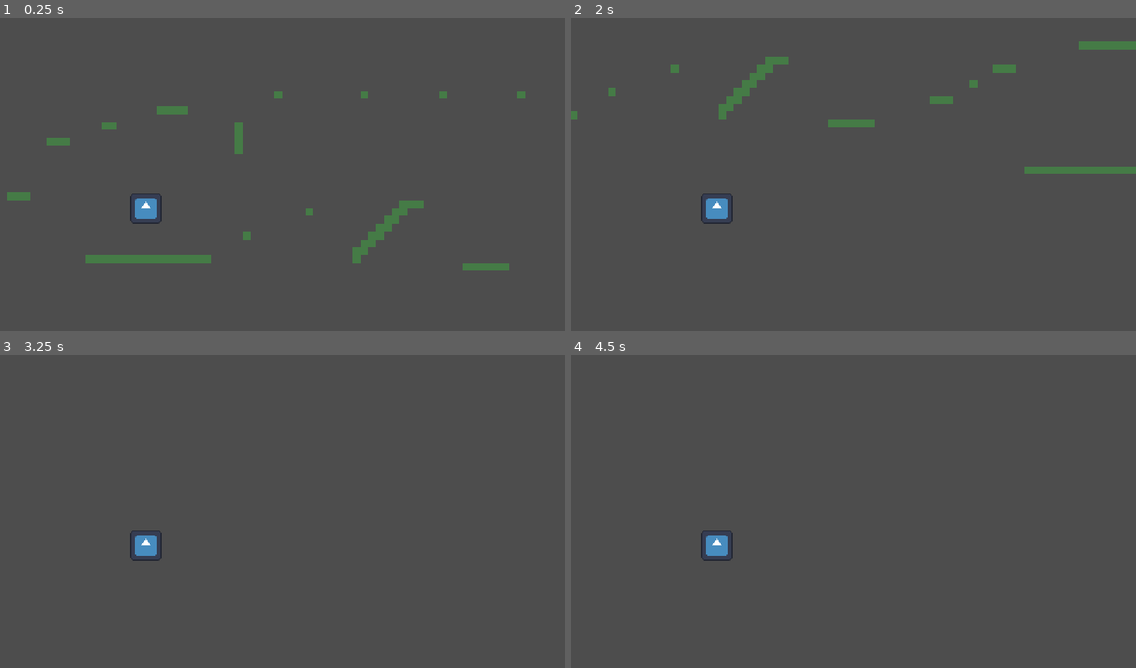
Above: before the commit, frames 1-4 (two rows, left to right).
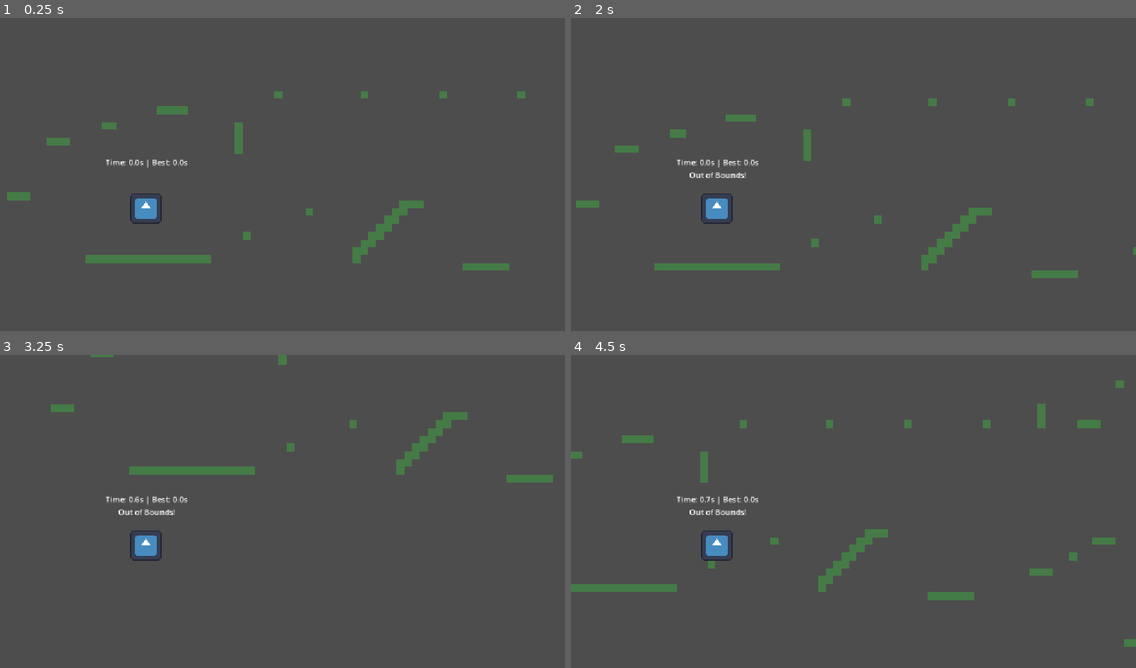
Above: after the commit, the same moments.

Repository: BaguetteLauncher31/GodotPlatformerForHaven
Game: Godot game, scene res://main.tscn
Same seed, same stepped clock (60 frames per second), same inputs: the game is played once before the commit and once after it. The engine's default icon, where the game draws it, is replaced by a stand-in: a white triangle on a blue panel in a dark square.
Inputs:
- Up to frame 1 (0.25 s): no input
- Up to frame 2 (2 s): hold D (right) from 0.53 s (still down); tap Space (jump) at 0.77, 1.52 s
- Up to frame 3 (3.25 s): release D (right) at 2.03 s; hold Left (left) 2.03-2.78 s; hold D (right) from 2.78 s (still down); tap Space (jump) at 3.02 s
- Up to frame 4 (4.5 s): tap Space (jump) at 3.77 s; release D (right) at 4.28 s; hold Left (left) from 4.28 s (still down)

The runs differ from the first frame. In frame 1, 0.1% of the frame differs, in the area x 18-34%, y 45-48%; in frame 2, 4.1%, in the area x 0-100%, y 7-84%; in frame 3, 1.9%; in frame 4, 2.6%.

Commit message:
added starting and ending checkpoints invisible to player, timer, best time, fixed spawnpoint bugs, added death messages, and a new script!

Diff:
--- /dev/null
+++ b/main.gd
@@ -0,0 +1,96 @@
+extends Node
+
+@onready var player = $Player
+@onready var play_area = $PlayArea
+@onready var finish_line = $FinishLine
+@onready var checkpoint = $Checkpoint
+@onready var ui_label = $Player/StatusLabel
+
+var start_pos: Vector2
+var time_alive = 0.0
+var high_score = 0.0
+var idle_time = 0.0
+var prev_pos: Vector2
+var has_left_start = false
+var has_reached_checkpoint = false
+var current_msg = ""
+var fade_tween: Tween
+
+func _ready():
+	start_pos = player.global_position
+	prev_pos = player.global_position
+
+	play_area.body_exited.connect(_on_left_area)
+	finish_line.body_entered.connect(_on_finish_line_entered)
+	finish_line.body_exited.connect(_on_finish_line_exited)
+	checkpoint.body_entered.connect(_on_checkpoint_entered)
+
+func _process(delta):
+	if has_left_start:
+		time_alive += delta
+
+		if player.global_position.distance_to(prev_pos) < 0.1:
+			idle_time += delta
+			if idle_time >= 1.0:
+				respawn("Stood still too long.")
+		else:
+			idle_time = 0.0
+
+	prev_pos = player.global_position
+	update_ui()
+
+func _on_left_area(body):
+	if body == player:
+		respawn("Out of Bounds!")
+
+func _on_finish_line_exited(body):
+	if body == player:
+		has_left_start = true
+
+func _on_checkpoint_entered(body):
+	if body == player and has_left_start:
+		has_reached_checkpoint = true
+
+func _on_finish_line_entered(body):
+	if body == player and has_left_start and has_reached_checkpoint:
+		if high_score == 0.0 or time_alive < high_score:
+			high_score = time_alive
+
+		var final_time = round(time_alive * 10) / 10.0
+		respawn("Lap complete! (" + str(final_time) + "s)")
+
+func respawn(reason: String):
+	player.global_position = start_pos
+	time_alive = 0.0
+	idle_time = 0.0
+	prev_pos = start_pos
+	has_left_start = false
+	has_reached_checkpoint = false
+
+	show_message_and_fade(reason)
+
+func update_ui():
+	var current_time = round(time_alive * 10) / 10.0
+	var best_time = round(high_score * 10) / 10.0
+
+	var text = "Time: " + str(current_time) + "s | Best: " + str(best_time) + "s"
+	if current_msg != "":
+		text += "\n" + current_msg
+
+	ui_label.text = text
+
+func show_message_and_fade(msg: String):
+	if fade_tween and fade_tween.is_running():
+		fade_tween.kill()
+
+	current_msg = msg
+	ui_label.modulate.a = 1.0
+
+	await get_tree().create_timer(2.0).timeout
+
+	fade_tween = create_tween()
+	fade_tween.tween_property(ui_label, "modulate:a", 0.0, 0.5)
+	await fade_tween.finished
+
+	current_msg = ""
+	ui_label.modulate.a = 1.0
--- a/main.tscn
+++ b/main.tscn
@@ -1,5 +1,6 @@
 [gd_scene format=4 uid="uid://dkypg1up5ws5r"]
 
+[ext_resource type="Script" uid="uid://do2448lo2uhuf" path="res://main.gd" id="1_1bvp3"]
 [ext_resource type="Script" uid="uid://bmvgioh3r4w8o" path="res://player.gd" id="1_h2yge"]
 [ext_resource type="Texture2D" uid="uid://bs77awpb25eqi" path="res://icon.svg" id="2_1bvp3"]
 [ext_resource type="Texture2D" uid="uid://cexbdrq3rwamw" path="res://Screenshot 2026-09-17 183617.png" id="3_lquwl"]
@@ -734,7 +735,17 @@
 physics_layer_0/collision_layer = 1
 sources/0 = SubResource("TileSetAtlasSource_7mycd")
 
+[sub_resource type="RectangleShape2D" id="RectangleShape2D_sbk8j"]
+size = Vector2(3298, 946)
+
+[sub_resource type="RectangleShape2D" id="RectangleShape2D_6t334"]
+size = Vector2(255, 19)
+
+[sub_resource type="RectangleShape2D" id="RectangleShape2D_nfl04"]
+size = Vector2(62.5, 20)
+
 [node name="Node" type="Node" unique_id=1649410056]
+script = ExtResource("1_1bvp3")
 
 [node name="Player" type="CharacterBody2D" parent="." unique_id=2101289324]
 script = ExtResource("1_h2yge")
@@ -751,6 +762,32 @@
 [node name="Camera2D" type="Camera2D" parent="Player" unique_id=1141041121]
 position = Vector2(577, 323)
 
+[node name="StatusLabel" type="Label" parent="Player" unique_id=1268152299]
+offset_left = 110.0
+offset_top = 282.0
+offset_right = 490.0
+offset_bottom = 321.0
+horizontal_alignment = 1
+
 [node name="TileMapLayer" type="TileMapLayer" parent="." unique_id=193946040]
 tile_map_data = PackedByteArray("AAALACAAAAAFAAMAAAAMACAAAAAFAAMAAAANACAAAAAFAAMAAAAOACAAAAAFAAMAAAAPACAAAAAFAAMAAAAQAC …(3792 unchanged characters)…
 tile_set = SubResource("TileSet_ubmik")
+
+[node name="PlayArea" type="Area2D" parent="." unique_id=2026345470]
+
+[node name="CollisionShape2D" type="CollisionShape2D" parent="PlayArea" unique_id=1403691622]
+position = Vector2(1653, 176)
+shape = SubResource("RectangleShape2D_sbk8j")
+
+[node name="FinishLine" type="Area2D" parent="." unique_id=1734462599]
+position = Vector2(182, 521)
+
+[node name="CollisionShape2D" type="CollisionShape2D" parent="FinishLine" unique_id=418244838]
+position = Vector2(122.5, -2.5)
+shape = SubResource("RectangleShape2D_6t334")
+
+[node name="Checkpoint" type="Area2D" parent="." unique_id=1780277974]
+
+[node name="CollisionShape2D" type="CollisionShape2D" parent="Checkpoint" unique_id=1324262675]
+position = Vector2(32.25, 386)
+shape = SubResource("RectangleShape2D_nfl04")
--- a/player.gd
+++ b/player.gd
@@ -1,3 +1,4 @@
+
 extends CharacterBody2D
 
 
Not shown, added: main.gd.uid
